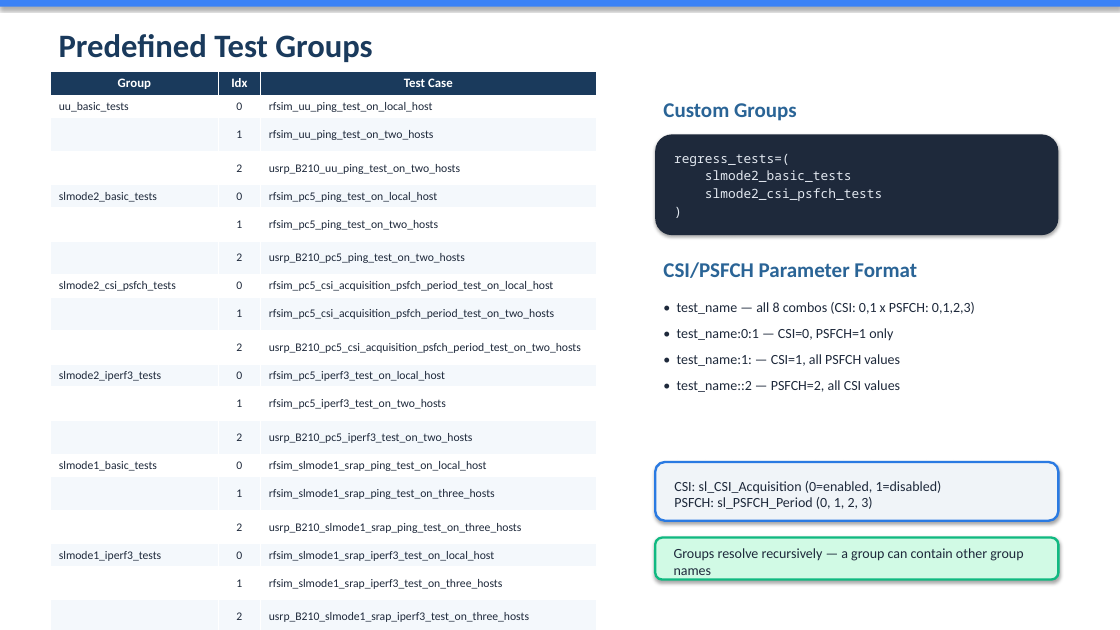
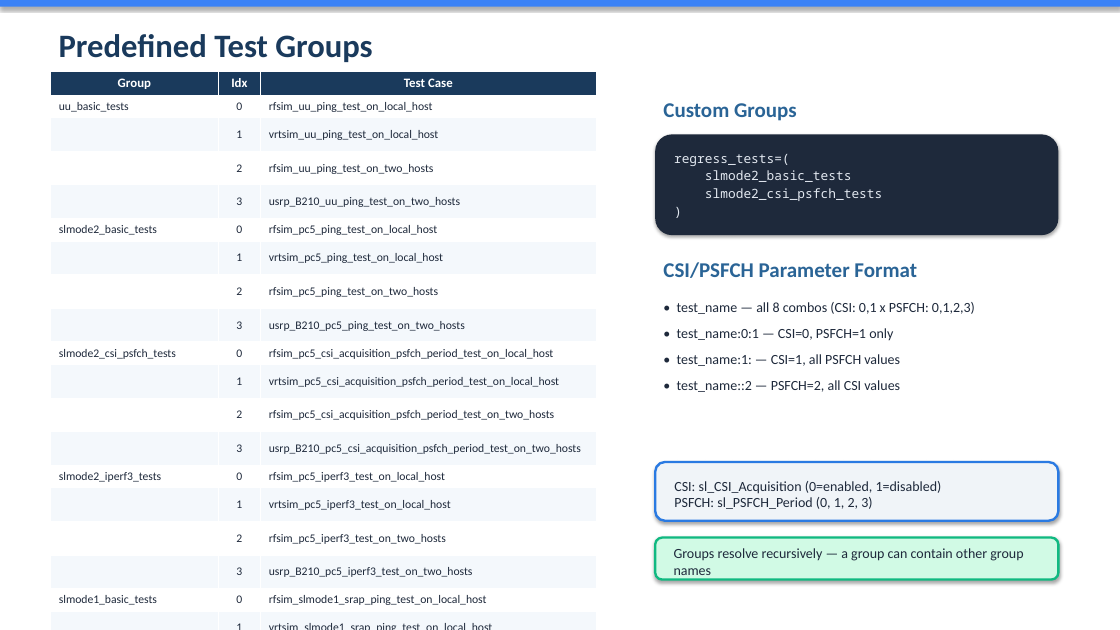
Before and after one commit to davidkimmy/openairinterface5g, a slide deck: slide 7 of doc/episys/test_script/overview_sl_test.pptx. Drawn at 1120x630 pixels with LibreOffice and Linux fonts; fonts in the diff are those of the drawing. Boxes give left, top, right and bottom in pixels: in the first picture for what was removed or moved away, otherwise in the second. Text is boxed around its words. In the diff, an @@ line names an element or a change of style, - is before the commit and + after.

Commit message:
Add VRTSim local-host sidelink tests and fix SL Mode 1 iperf3 bind

```diff
--- a/doc/episys/test_script/overview_sl_test.pptx
+++ b/doc/episys/test_script/overview_sl_test.pptx
@@ table at box(50, 71, 597, 609) @@
-row 3:  | 1 | rfsim_uu_ping_test_on_two_hosts
-row 4:  | 2 | usrp_B210_uu_ping_test_on_two_hosts
+row 3:  | 1 | vrtsim_uu_ping_test_on_local_host
+row 4:  | 2 | rfsim_uu_ping_test_on_two_hosts
+row 5:  | 3 | usrp_B210_uu_ping_test_on_two_hosts
-row 6:  | 1 | rfsim_pc5_ping_test_on_two_hosts
-row 7:  | 2 | usrp_B210_pc5_ping_test_on_two_hosts
+row 7:  | 1 | vrtsim_pc5_ping_test_on_local_host
+row 8:  | 2 | rfsim_pc5_ping_test_on_two_hosts
+row 9:  | 3 | usrp_B210_pc5_ping_test_on_two_hosts
-row 9:  | 1 | rfsim_pc5_csi_acquisition_psfch_period_test_on_two_hosts
-row 10:  | 2 | usrp_B210_pc5_csi_acquisition_psfch_period_test_on_two_hosts
+row 11:  | 1 | vrtsim_pc5_csi_acquisition_psfch_period_test_on_local_host
+row 12:  | 2 | rfsim_pc5_csi_acquisition_psfch_period_test_on_two_hosts
+row 13:  | 3 | usrp_B210_pc5_csi_acquisition_psfch_period_test_on_two_hosts
-row 12:  | 1 | rfsim_pc5_iperf3_test_on_two_hosts
-row 13:  | 2 | usrp_B210_pc5_iperf3_test_on_two_hosts
+row 15:  | 1 | vrtsim_pc5_iperf3_test_on_local_host
+row 16:  | 2 | rfsim_pc5_iperf3_test_on_two_hosts
+row 17:  | 3 | usrp_B210_pc5_iperf3_test_on_two_hosts
-row 15:  | 1 | rfsim_slmode1_srap_ping_test_on_three_hosts
-row 16:  | 2 | usrp_B210_slmode1_srap_ping_test_on_three_hosts
+row 19:  | 1 | vrtsim_slmode1_srap_ping_test_on_local_host
+row 20:  | 2 | rfsim_slmode1_srap_ping_test_on_three_hosts
+row 21:  | 3 | usrp_B210_slmode1_srap_ping_test_on_three_hosts
-row 18:  | 1 | rfsim_slmode1_srap_iperf3_test_on_three_hosts
-row 19:  | 2 | usrp_B210_slmode1_srap_iperf3_test_on_three_hosts
+row 23:  | 1 | vrtsim_slmode1_srap_iperf3_test_on_local_host
+row 24:  | 2 | rfsim_slmode1_srap_iperf3_test_on_three_hosts
+row 25:  | 3 | usrp_B210_slmode1_srap_iperf3_test_on_three_hosts
-row 21:  | 1 | rfsim_slmode1_srap_csi_acquisition_psfch_period_test_on_three_hosts
-row 22:  | 2 | usrp_B210_slmode1_srap_csi_acquisition_psfch_period_test_on_three_hosts
+row 27:  | 1 | vrtsim_slmode1_srap_csi_acquisition_psfch_period_test_on_local_host
+row 28:  | 2 | rfsim_slmode1_srap_csi_acquisition_psfch_period_test_on_three_hosts
+row 29:  | 3 | usrp_B210_slmode1_srap_csi_acquisition_psfch_period_test_on_three_hosts
```
Also in this commit, not shown: 1 other slide changed, 7 other files.
